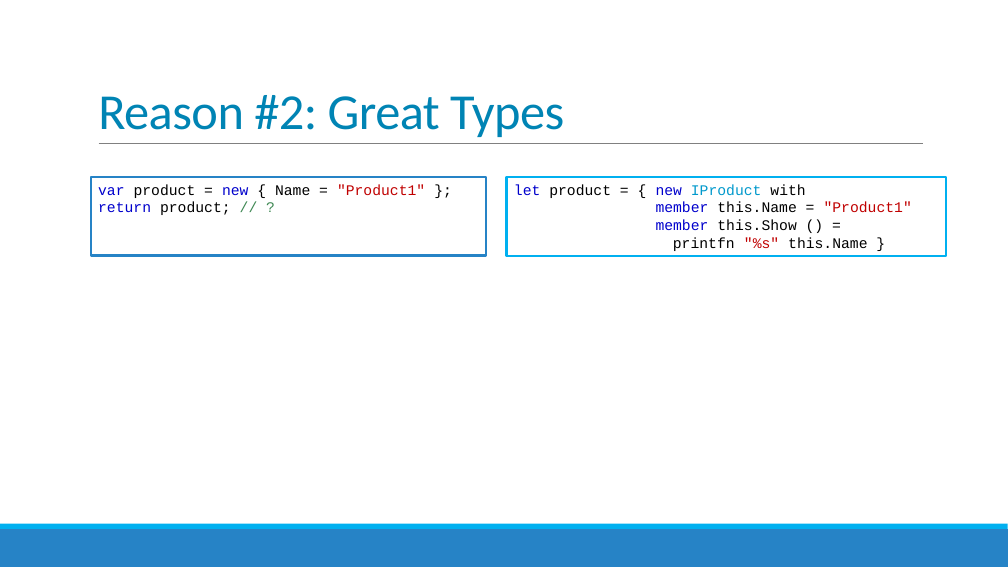
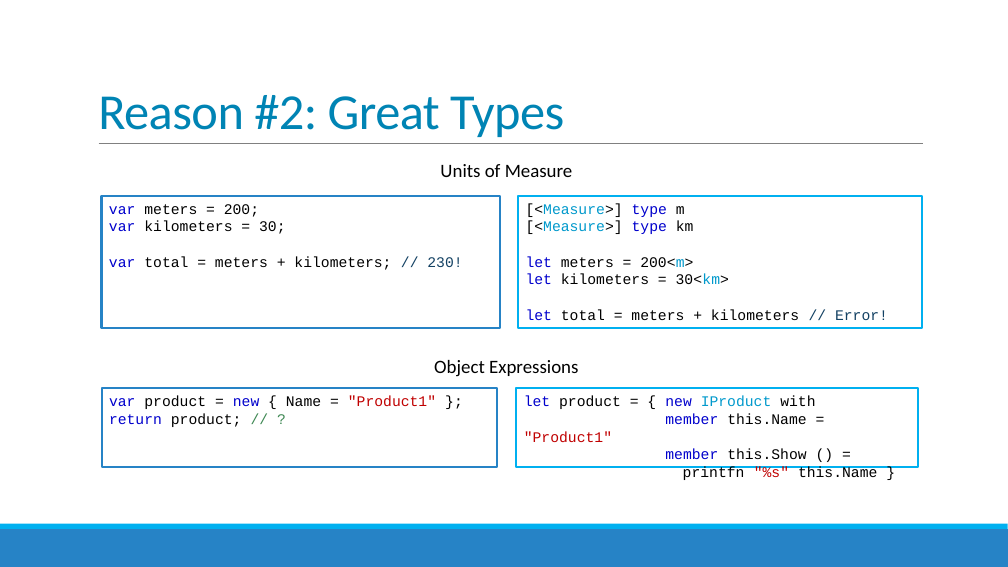
Before and after one commit to jorgef/fivereasons, a slide deck: slide 12 of FiveReasons.pptx. Drawn at 1008x567 pixels with LibreOffice and Linux fonts; fonts in the diff are those of the drawing. Boxes give left, top, right and bottom in pixels: in the first picture for what was removed or moved away, otherwise in the second. Text is boxed around its words. In the diff, an @@ line names an element or a change of style, - is before the commit and + after.

Commit message:
Moved units of measure to next slide and added more details on wrap up slide

```diff
--- a/FiveReasons.pptx
+++ b/FiveReasons.pptx
@@ text added at box(440, 164, 573, 177), 18 pt, text #000000 @@
+Units of Measure
@@ rectangle added at box(101, 196, 500, 328), fill #FFFFFF, outline #2683C6 2 pt, 14 pt, text #000000 @@
+var meters = 200;
+var kilometers = 30;
+var total = meters + kilometers; // 230!
@@ rectangle added at box(518, 196, 922, 328), fill #FFFFFF, outline #00B0F0 2 pt, 14 pt, text #000000 @@
+[<Measure>] type m
+[<Measure>] type km
+let meters = 200<m>
+let kilometers = 30<km>
+let total = meters + kilometers // Error!
@@ rectangle "var product = new { ...": place and size @@
-rectangle "var product = new { ..." at box(91, 177, 486, 256)
+rectangle "var product = new { ..." at box(101, 389, 497, 467)
@@ text added at box(434, 360, 578, 377), 18 pt, text #000000 @@
+Object Expressions
@@ rectangle "let product = { new ...": place and size @@
-rectangle "let product = { new ..." at box(507, 177, 946, 256)
+rectangle "let product = { new ..." at box(516, 389, 918, 467)
```
Also in this commit, not shown: 2 other slides changed.
